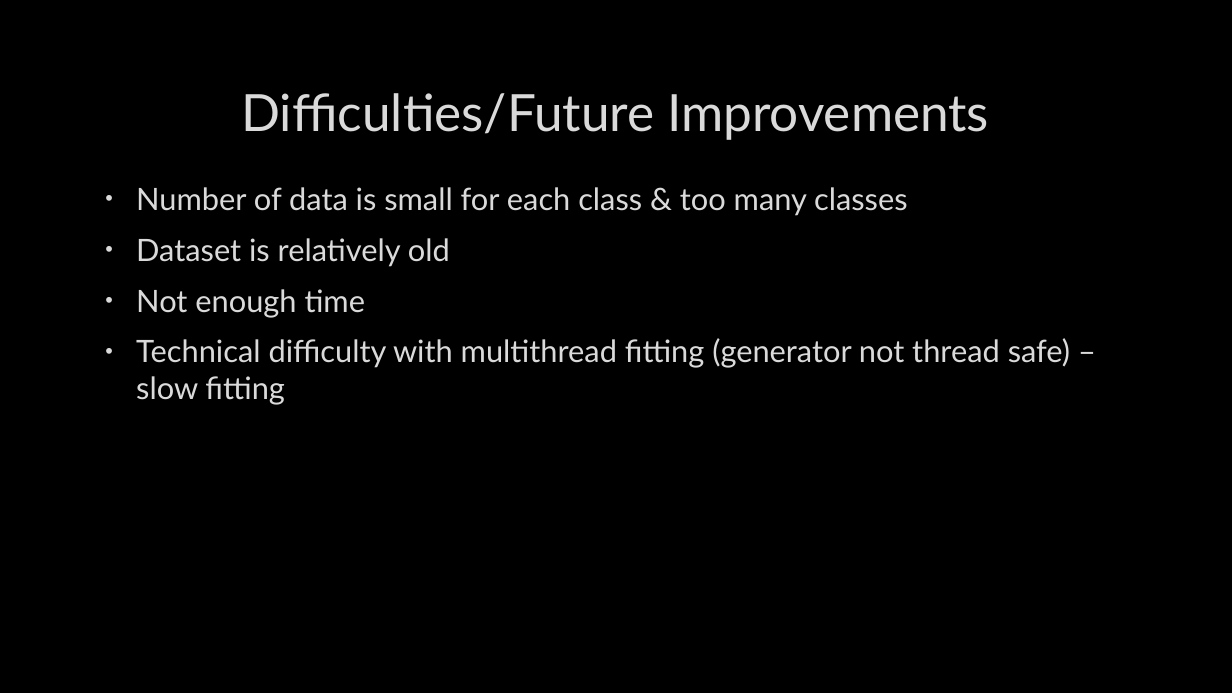
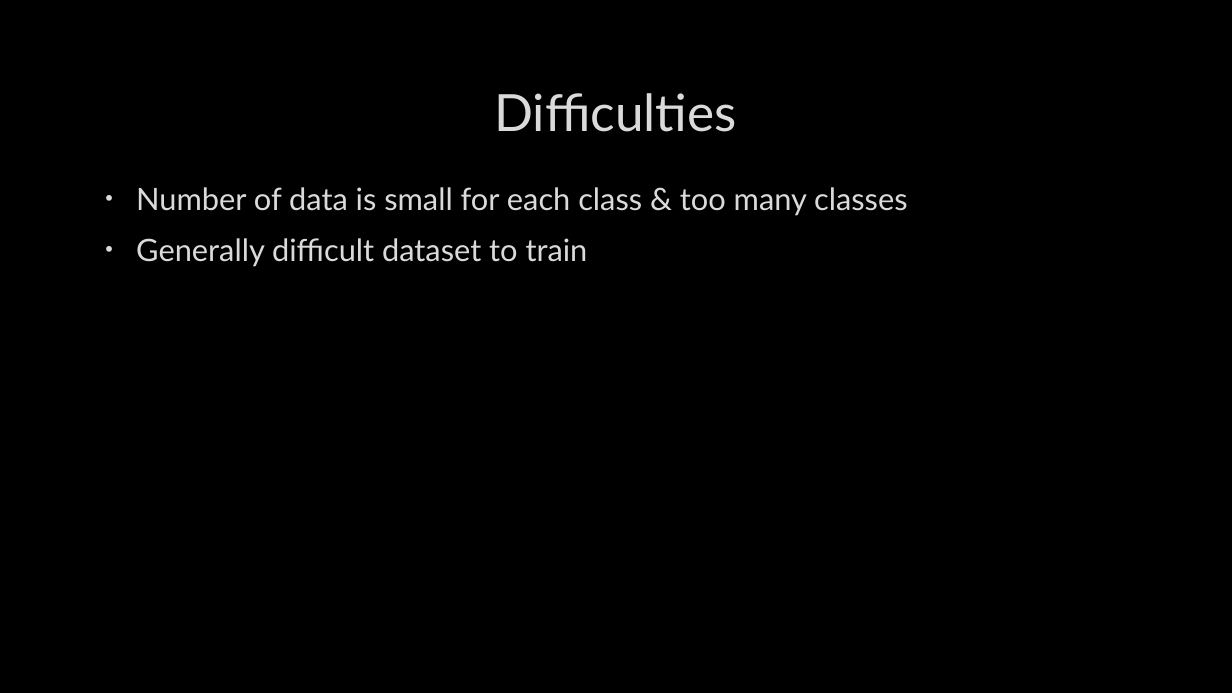
Before and after one commit to nexttimesr/car-classification, a slide deck: slide 9 of project.pptx. Drawn at 1232x693 pixels with LibreOffice and Linux fonts; fonts in the diff are those of the drawing; background and template pictures are left out. Boxes give left, top, right and bottom in pixels: in the first picture for what was removed or moved away, otherwise in the second. Text is boxed around its words. In the diff, an @@ line names an element or a change of style, - is before the commit and + after.

Commit message:
updated ppt

```diff
--- a/project.pptx
+++ b/project.pptx
@@ title at (494,93,736,132): text changed @@
-Difficulties/Future Improvements
+Difficulties
@@ text at (136,238,588,267): text changed @@
-• Dataset is relatively old
-• Not enough time
-• Technical difficulty with multithread fitting (generator not thread safe) – slow fitting
+• Generally difficult dataset to train
```
Also in this commit, not shown: 3 other slides changed.
